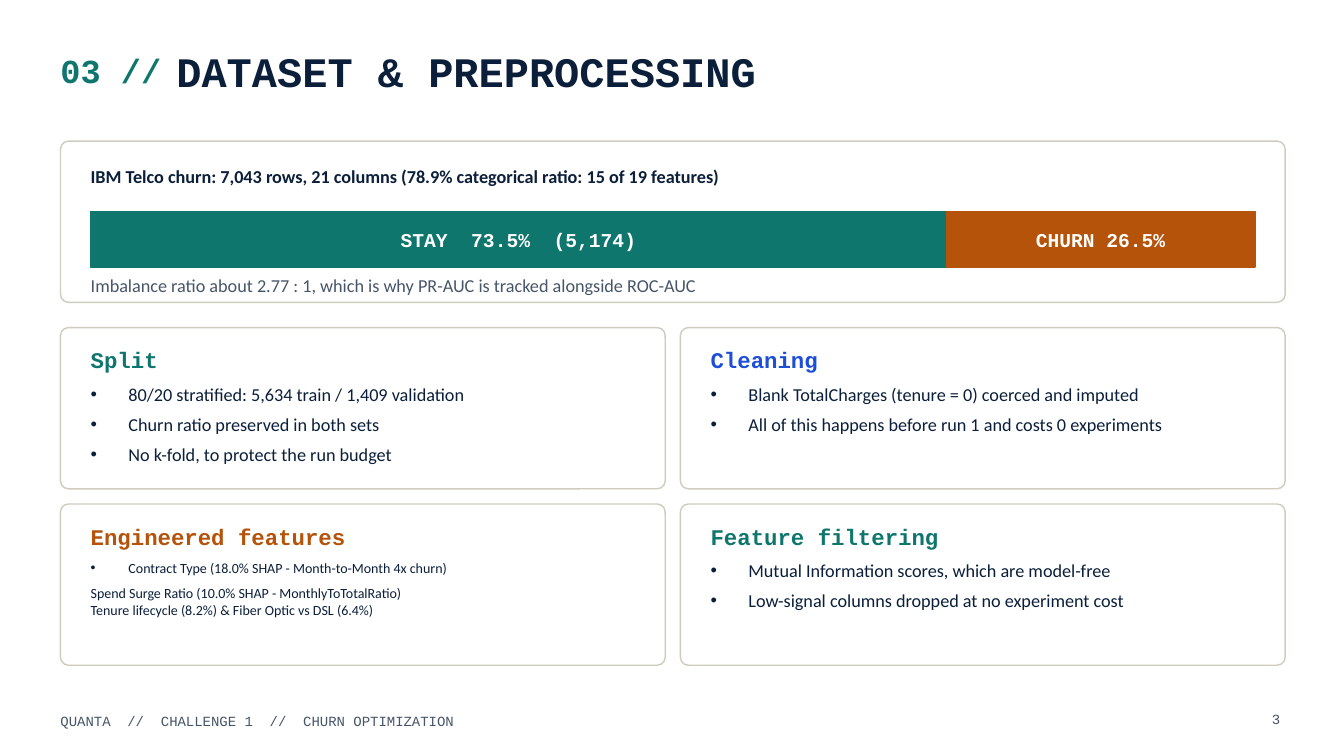
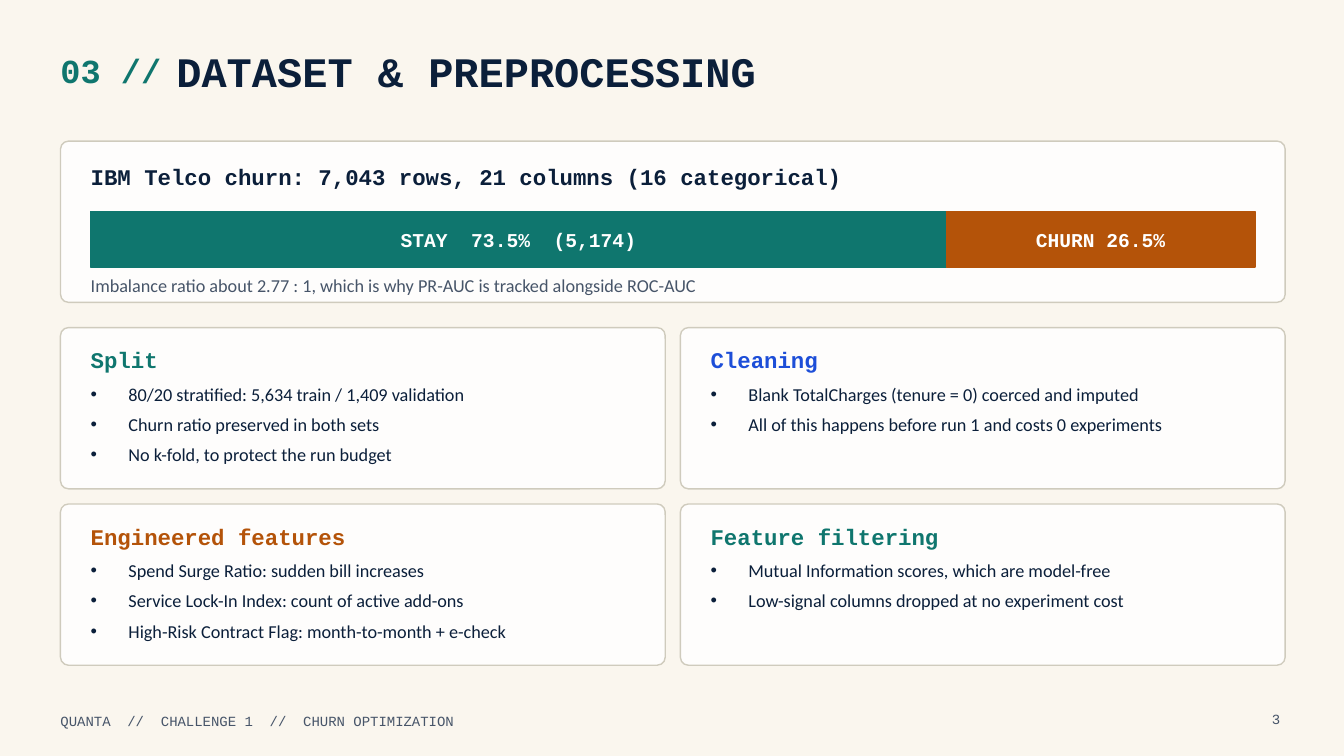
Before and after one commit to uday0214/IOTAxEngimaHackathon, a slide deck: slide 3 of ppt/QUANTA_PPT_FINAL.pptx. Drawn at 1344x756 pixels with LibreOffice and Linux fonts; fonts in the diff are those of the drawing; background and template pictures are left out. Boxes give left, top, right and bottom in pixels: in the first picture for what was removed or moved away, otherwise in the second. Text is boxed around its words. In the diff, an @@ line names an element or a change of style, - is before the commit and + after.

Commit message:
style(ppt): restore exact template design with cream background across all slides

```diff
--- a/ppt/QUANTA_PPT_FINAL.pptx
+++ b/ppt/QUANTA_PPT_FINAL.pptx
@@ background picture (left out) to #FAF6EE @@
@@ text at bbox=[91, 169, 841, 190]: text changed; size 13 to 16 pt; font Calibri to Courier New @@
-IBM Telco churn: 7,043 rows, 21 columns (78.9% categorical ratio: 15 of 19 features)
+IBM Telco churn: 7,043 rows, 21 columns (16 categorical)
@@ text at bbox=[128, 564, 506, 641]: text changed; size 10 to 13 pt @@
-• Contract Type (18.0% SHAP - Month-to-Month 4x churn)
-Spend Surge Ratio (10.0% SHAP - MonthlyToTotalRatio)
-Tenure lifecycle (8.2%) & Fiber Optic vs DSL (6.4%)
+• Spend Surge Ratio: sudden bill increases
+• Service Lock-In Index: count of active add-ons
+• High-Risk Contract Flag: month-to-month + e-check
```
Also in this commit, not shown: 9 other slides changed, 1 other file.
